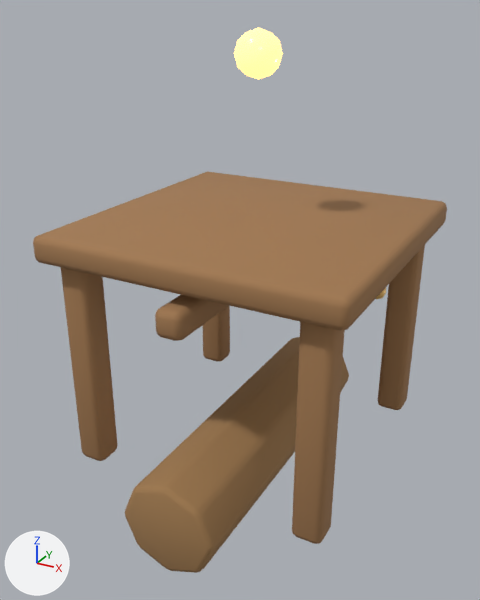
The glTF model public/assets/models/buildings/crossbow_tower.glb as it was, and as the next commit left it.
Before and after are seen from a 50 mm lens placed at (1.72, -3.33, 2.77), pointed at (-0.11, -0.01, 1.11). Lighting does not change. The marker at lower left points along +X, +Y and +Z. The first picture is the older version. Where no turn or scale is listed for an object, it has been applied to the vertices.

Objects in the first picture: 'barrel', 'deck', 'leg.-0.72.-0.72', 'leg.-0.72.0.72', 'leg.0.72.-0.72', 'leg.0.72.0.72', 'plinth', 'productionCore' and 1 more.
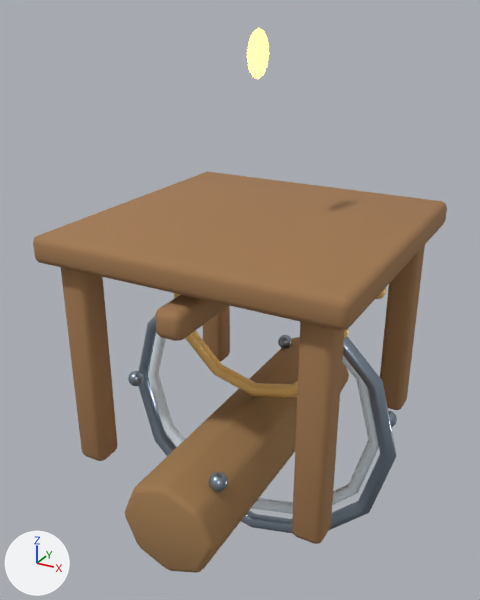
Location of each change, [x1, y1, x2, y2] in pixels of the pictures (480 x 600 px):
```json
{"object": "plinthTrim", "change": "added", "after": [138, 298, 396, 534]}
{"object": "plinthSnow", "change": "added", "after": [148, 332, 379, 514]}
{"object": "productionCore", "change": "rescaled", "before": [234, 27, 283, 80], "after": [247, 27, 269, 79], "on screen": "54% narrower"}
{"object": "attackTrim", "change": "added", "after": [174, 293, 348, 398]}
{"object": "plinthBolt.0", "change": "added", "after": [208, 472, 228, 492]}
{"object": "plinthBolt.3", "change": "added", "after": [128, 371, 144, 386]}
{"object": "plinthBolt.2", "change": "added", "after": [278, 335, 292, 348]}
{"object": "plinthBolt.1", "change": "added", "after": [388, 411, 397, 427]}
```

The change, as JSON lines over the scene's bpy script:
```json
{"op": "add", "block": "mat_mat_crossbow_tower_metal", "code": ["mat_mat_crossbow_tower_metal = principled_material('MAT_crossbow_tower_metal')", "mat_mat_crossbow_tower_metal.base_color = (0.32, 0.39, 0.48)  # greyish blue #99a8b8", "mat_mat_crossbow_tower_metal.metallic = 0.86", "mat_mat_crossbow_tower_metal.roughness = 0.28"]}
{"op": "add", "block": "mat_mat_crossbow_tower_snow", "code": ["mat_mat_crossbow_tower_snow = principled_material('MAT_crossbow_tower_snow')", "mat_mat_crossbow_tower_snow.base_color = (0.8, 0.9, 0.98)  # white #e7f3fd", "mat_mat_crossbow_tower_snow.roughness = 0.78"]}
{"op": "add", "block": "me_torus_037", "code": ["me_torus_037 = bpy.data.meshes.new('Torus.037')", "me_torus_037.from_pydata(...)  # 188 vertices, 376 faces; spans x -0.96..0.96, y -0.05..0.05, z -0.96..0.96", "me_torus_037.materials.append(mat_mat_crossbow_tower_metal)  # greyish blue #99a8b8"]}
{"op": "add", "block": "me_torus_038", "code": ["me_torus_038 = bpy.data.meshes.new('Torus.038')", "me_torus_038.from_pydata(...)  # 196 vertices, 392 faces; spans x -0.86..0.86, y -0.04..0.04, z -0.86..0.86", "me_torus_038.materials.append(mat_mat_crossbow_tower_snow)  # white #e7f3fd"]}
{"op": "add", "block": "me_icosphere_191", "code": ["me_icosphere_191 = bpy.data.meshes.new('Icosphere.191')", "me_icosphere_191.from_pydata(...)  # an icosphere of 80 faces spanning x -0.0523..0.0523, y -0.055..0.055, z -0.055..0.055", "me_icosphere_191.materials.append(mat_mat_crossbow_tower_metal)  # greyish blue #99a8b8"]}
{"op": "add", "block": "me_torus_039", "code": ["me_torus_039 = bpy.data.meshes.new('Torus.039')", "me_torus_039.from_pydata(...)  # 180 vertices, 360 faces; spans x -0.605..0.605, y -0.043..0.043, z -0.605..0.605", "me_torus_039.materials.append(mat_mat_crossbow_tower_accent)  # orange #f8c876"]}
{"op": "set", "path": "ob_productioncore.scale", "old": "(1.0, 1.0, 1.0)", "new": "(0.0, 1.0, 1.0)"}
{"op": "add", "block": "ob_plinthtrim", "code": ["ob_plinthtrim = bpy.data.objects.new('plinthTrim', me_torus_037)", "ob_plinthtrim.location = (0.0, 0.0, 0.31)"]}
{"op": "add", "block": "ob_plinthsnow", "code": ["ob_plinthsnow = bpy.data.objects.new('plinthSnow', me_torus_038)", "ob_plinthsnow.location = (0.0, 0.0, 0.38)"]}
{"op": "add", "block": "ob_plinthbolt_3", "code": ["ob_plinthbolt_3 = bpy.data.objects.new('plinthBolt.3', me_icosphere_191)", "ob_plinthbolt_3.location = (-0.845, -0.16, 0.42)"]}
{"op": "add", "block": "ob_plinthbolt_2", "code": ["ob_plinthbolt_2 = bpy.data.objects.new('plinthBolt.2', me_icosphere_191.copy())", "ob_plinthbolt_2.location = (-0.178, 0.841, 0.42)"]}
{"op": "add", "block": "ob_plinthbolt_1", "code": ["ob_plinthbolt_1 = bpy.data.objects.new('plinthBolt.1', me_icosphere_191.copy())", "ob_plinthbolt_1.location = (0.838, 0.195, 0.42)"]}
{"op": "add", "block": "ob_plinthbolt_0", "code": ["ob_plinthbolt_0 = bpy.data.objects.new('plinthBolt.0', me_icosphere_191.copy())", "ob_plinthbolt_0.location = (0.213, -0.833, 0.42)"]}
{"op": "add", "block": "ob_attacktrim", "code": ["ob_attacktrim = bpy.data.objects.new('attackTrim', me_torus_039)", "ob_attacktrim.location = (0.0, 0.0, 1.05)"]}
```
